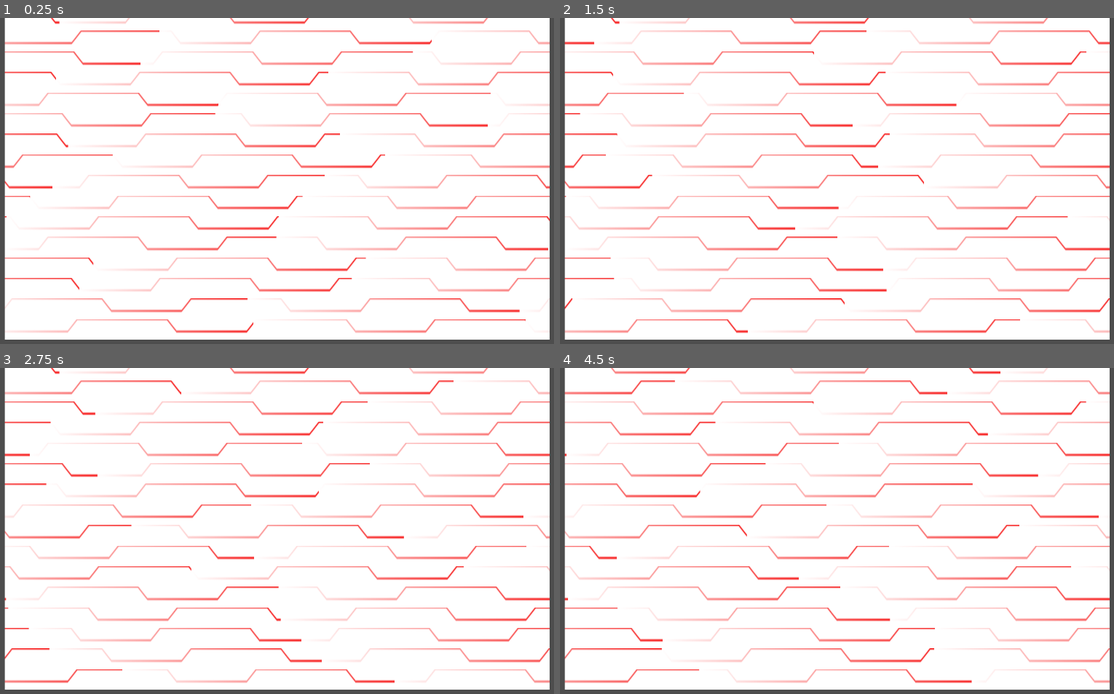
Above: before the commit, frames 1-4 (two rows, left to right).
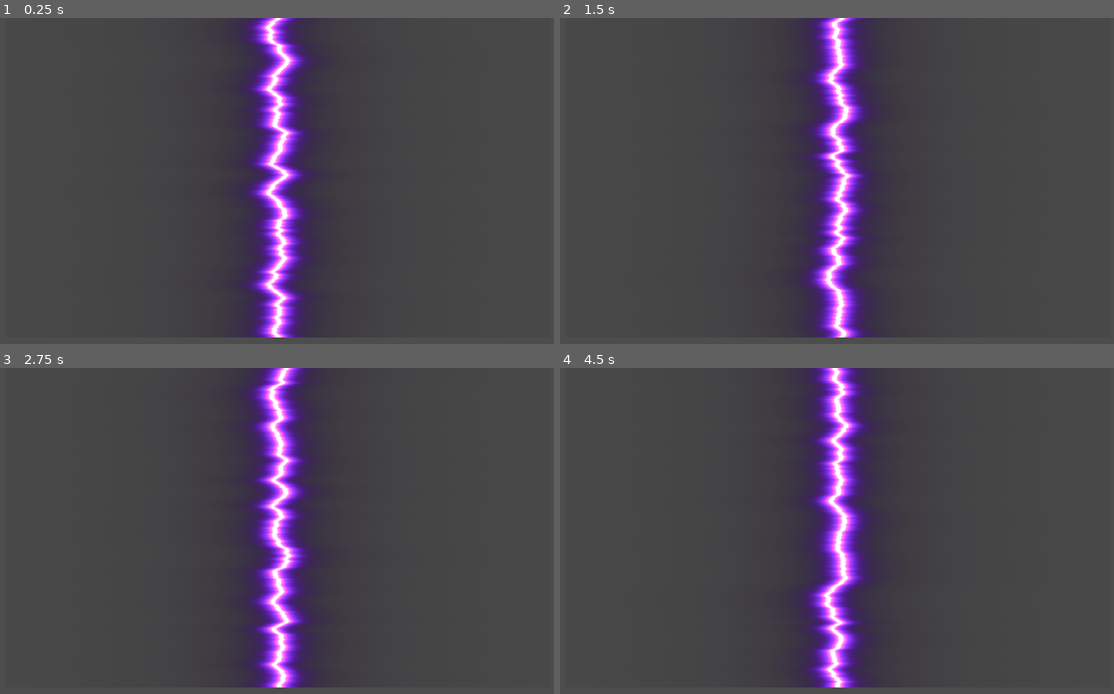
Above: after the commit, the same moments.

Repository: MaulIshak/gamedev-tv
Game: Godot game, scene res://scenes/test.tscn
Two runs of this game, one before a commit and one after it. Both use one fixed random seed, a clock stepped at 60 frames per second and the inputs below. The project has no main scene, so this scene is started directly.
Inputs:
- Up to frame 1 (0.25 s): no input
- Up to frame 2 (1.5 s): hold D (move_right) 0.53-1.28 s; tap Shift (dash) at 0.6, 1.35 s; hold S (move_down) from 1.28 s (still down)
- Up to frame 3 (2.75 s): release S (move_down) at 2.03 s; hold D (move_right) from 2.03 s (still down); tap Shift (dash) at 2.1 s
- Up to frame 4 (4.5 s): release D (move_right) at 2.78 s; hold W (move_up) 2.78-3.53 s; tap Shift (dash) at 2.85, 3.6, 4.35 s; hold A (move_left) from 3.53 s (still down)

The runs differ from the first frame. In frame 1, 96% of the frame differs, in the area x 0-100%, y 0-99%; in frame 2, 96%; in frame 3, 96%; in frame 4, 96%.

Commit message:
Add lightning shader

Diff:
--- a/scenes/test.tscn
+++ b/scenes/test.tscn
@@ -1,15 +1,22 @@
 [gd_scene format=3 uid="uid://b3ys4uk5o00ik"]
 
-[ext_resource type="Shader" uid="uid://vmh6qnaiayxm" path="res://shaders/test.gdshader" id="1_errlg"]
+[ext_resource type="Shader" uid="uid://d3uu24ue8xkaa" path="res://shaders/lightning.gdshader" id="1_errlg"]
+
+[sub_resource type="FastNoiseLite" id="FastNoiseLite_errlg"]
+
+[sub_resource type="NoiseTexture2D" id="NoiseTexture2D_bl13t"]
+width = 1000
+height = 500
+noise = SubResource("FastNoiseLite_errlg")
 
 [sub_resource type="ShaderMaterial" id="ShaderMaterial_bl13t"]
 shader = ExtResource("1_errlg")
-shader_parameter/background_color = Color(1, 1, 1, 1)
-shader_parameter/line_color = Color(0.9647059, 0, 0, 1)
-shader_parameter/line_freq = 9.56
-shader_parameter/height = 0.6
-shader_parameter/speed = 0.8
-shader_parameter/scale = Vector2(2, 16)
+shader_parameter/noise_texture = SubResource("NoiseTexture2D_bl13t")
+shader_parameter/lightning_color = Color(0.5, 0.1, 1, 1)
+shader_parameter/speed = 0.75
+shader_parameter/amplitude = 0.05
+shader_parameter/core_thickness = 0.002
+shader_parameter/glow_strength = 0.015
 
 [sub_resource type="Gradient" id="Gradient_iyx0m"]
 colors = PackedColorArray(1, 1, 1, 1, 1, 1, 1, 1)
@@ -18,9 +25,10 @@
 gradient = SubResource("Gradient_iyx0m")
 
 [node name="Test" type="Node2D" unique_id=2128953746]
+position = Vector2(1, 0)
 
 [node name="Sprite2D" type="Sprite2D" parent="." unique_id=2093326340]
 material = SubResource("ShaderMaterial_bl13t")
-position = Vector2(241, 130)
+position = Vector2(241, 128)
 scale = Vector2(7.015625, 4.265625)
 texture = SubResource("GradientTexture2D_74lek")
--- /dev/null
+++ b/shaders/lightning.gdshader
@@ -0,0 +1,48 @@
+shader_type canvas_item;
+
+// Menggunakan tekstur noise lebih efisien daripada menghitung noise prosedural di dalam fragment shader.
+uniform sampler2D noise_texture : repeat_enable, filter_linear_mipmap;
+
+uniform vec4 lightning_color : source_color = vec4(0.5, 0.1, 1.0, 1.0); // Warna ungu
+uniform float speed = 3.0;        // Kecepatan pergerakan petir
+uniform float amplitude = 0.15;   // Seberapa lebar distorsi zig-zag
+uniform float core_thickness = 0.002; // Ketebalan inti putih
+uniform float glow_strength = 0.015;  // Intensitas pendaran
+
+void fragment() {
+    // 1. Pergerakan Waktu dan Pengambilan Sampel Noise
+    // Kita menggeser koordinat Y seiring waktu untuk membuat efek animasi mengalir.
+    vec2 noise_uv = vec2(UV.y, TIME * speed);
+    float noise = texture(noise_texture, noise_uv).r;
+
+    // 2. Distorsi UV
+    // Normalisasi nilai noise dari [0, 1] menjadi [-0.5, 0.5] agar petir tetap berada di tengah.
+    float offset = (noise - 0.5) * amplitude;
+
+    // Menghitung jarak horizontal dari titik tengah (0.5) yang telah didistorsi.
+    float dist = abs(UV.x - 0.5 - offset);
+
+    // Cegah pembagian dengan nol yang dapat merusak shader (NaN).
+    dist = max(dist, 0.0001);
+
+    // 3. Perhitungan Intensitas Cahaya (Inverse Distance)
+    // Daripada menggunakan linear interpolation (smoothstep), kita menggunakan invers jarak
+    // untuk mendapatkan falloff cahaya yang realistis seperti efek Bloom.
+    float core_intensity = core_thickness / dist;
+    float glow_intensity = glow_strength / dist;
+
+    // 4. Komposisi Warna
+    vec3 color = lightning_color.rgb * glow_intensity; // Pendaran luar
+    color += vec3(core_intensity);                      // Inti putih
+
+    // 5. Transparansi (Alpha)
+    // Nilai alpha didapat dari kecerahan piksel. Semakin terang, semakin solid.
+    float alpha = clamp(color.r + color.g + color.b, 0.0, 1.0);
+
+    // Optimasi: Buang piksel yang hampir tidak terlihat untuk menghemat overdraw.
+    if (alpha < 0.01) {
+        discard;
+    }
+
+    COLOR = vec4(color, alpha);
+}
Not shown, added: shaders/lightning.gdshader.uid
